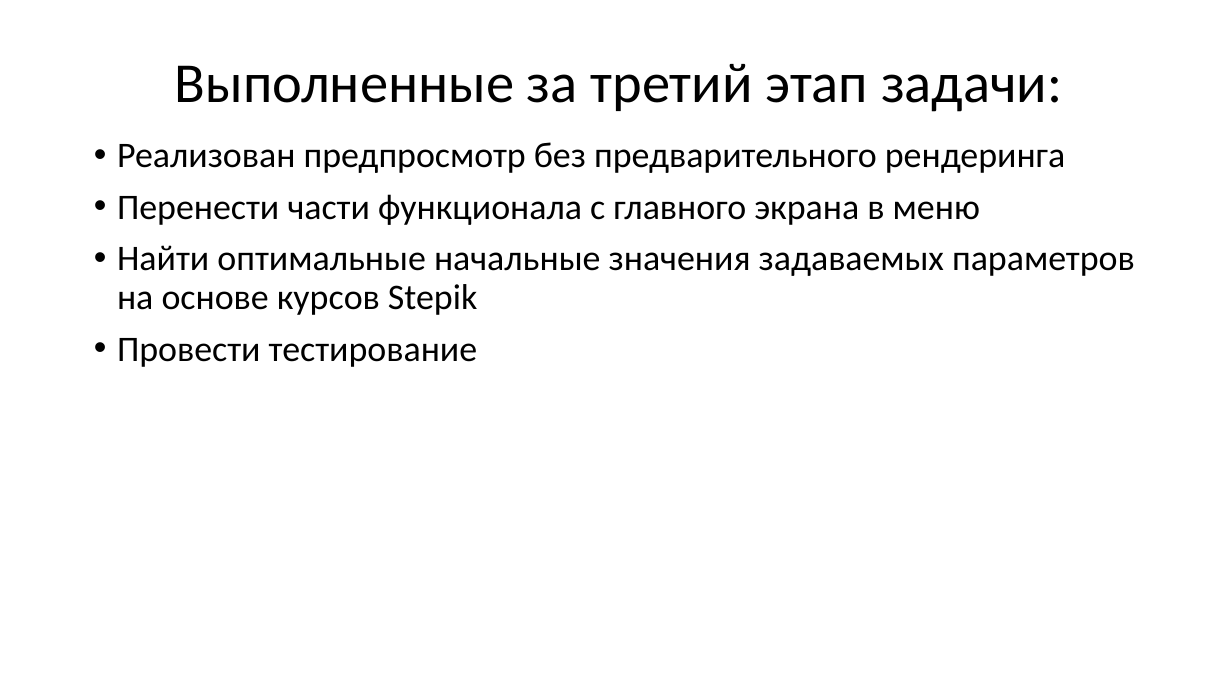
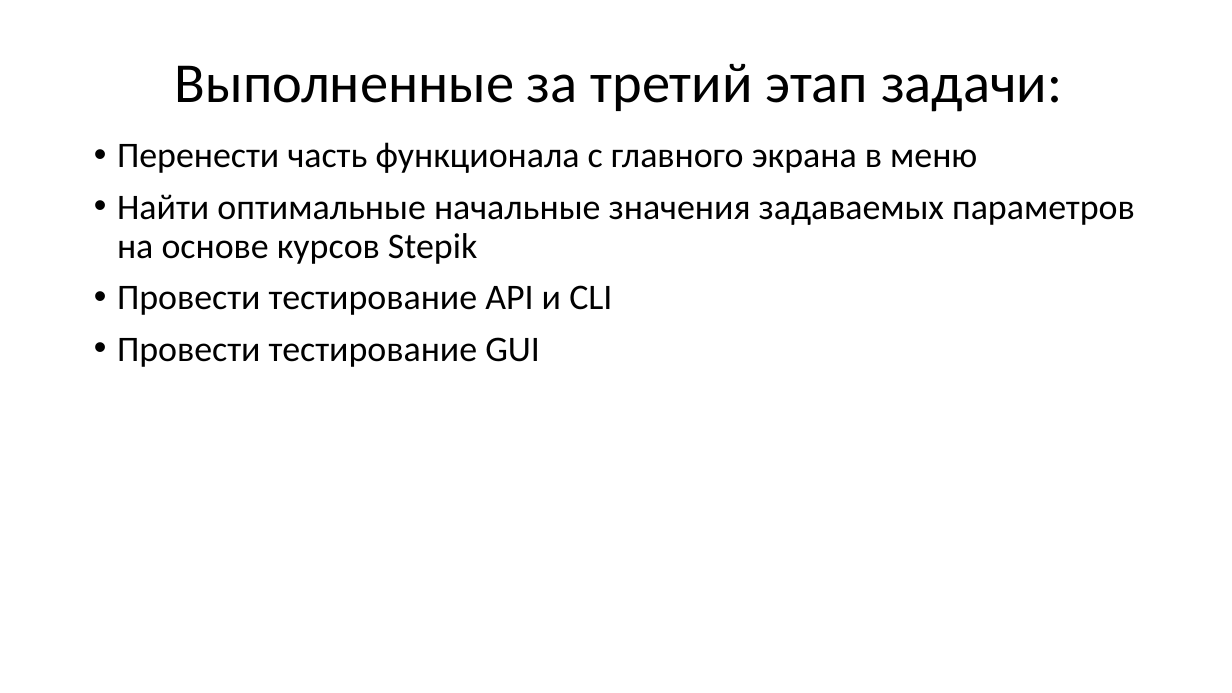
Before and after one commit to moevm/mse_automatic_pause_cutter_from_video, a slide deck: slide 2 of docs/step_3.pptx. Drawn at 1232x693 pixels with LibreOffice and Linux fonts; fonts in the diff are those of the drawing. Boxes give left, top, right and bottom in pixels: in the first picture for what was removed or moved away, otherwise in the second. Text is boxed around its words. In the diff, an @@ line names an element or a change of style, - is before the commit and + after.

```diff
--- a/docs/step_3.pptx
+++ b/docs/step_3.pptx
@@ text at (117,142,977,173): text changed @@
-• Реализован предпросмотр без предварительного рендеринга
-• Перенести части функционала с главного экрана в меню
+• Перенести часть функционала с главного экрана в меню
@@ text at (117,285,612,367): text changed @@
-• Провести тестирование
+• Провести тестирование API и CLI
+• Провести тестирование GUI
```
Also in this commit, not shown: 2 other slides changed, 1 slide added, 1 other file.
